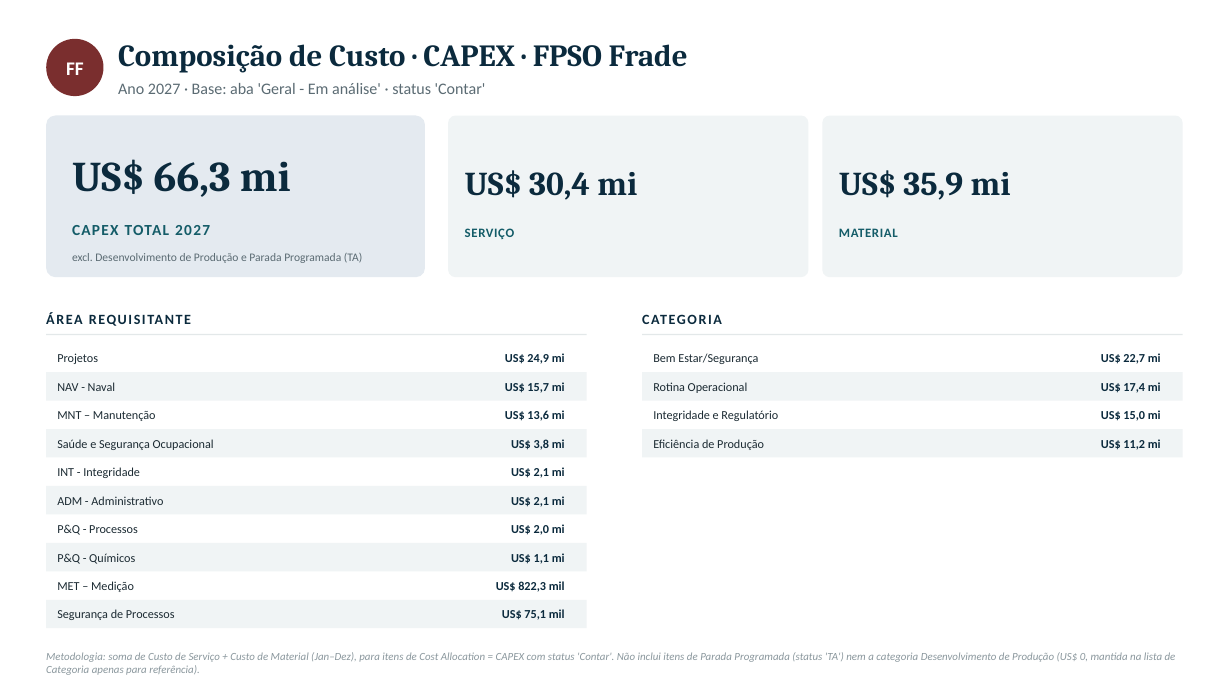
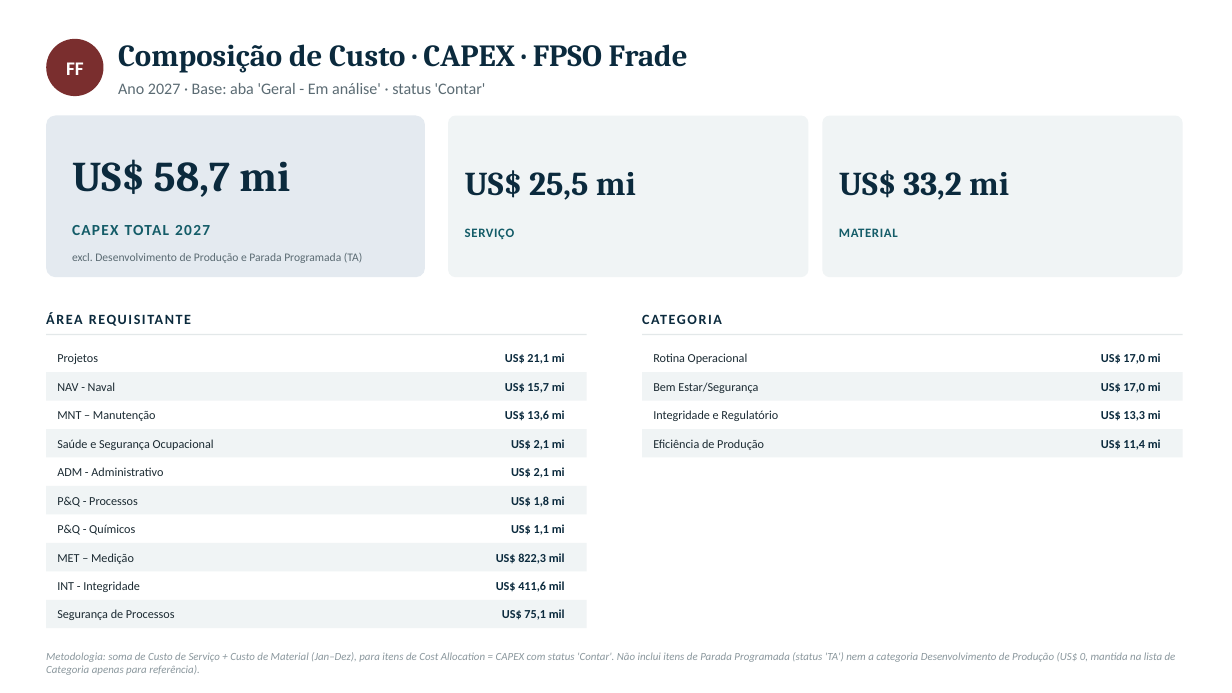
Before and after one commit to LucasRibaas/Planejamento, a slide deck: slide 22 of PRIO_Plano_Trabalho_CAPEX_2027.pptx. Drawn at 1232x693 pixels with LibreOffice and Linux fonts; fonts in the diff are those of the drawing. Boxes give left, top, right and bottom in pixels: in the first picture for what was removed or moved away, otherwise in the second. Text is boxed around its words. In the diff, an @@ line names an element or a change of style, - is before the commit and + after.

```diff
--- a/PRIO_Plano_Trabalho_CAPEX_2027.pptx
+++ b/PRIO_Plano_Trabalho_CAPEX_2027.pptx
@@ text at bbox=[72, 159, 290, 197]: text changed @@
-US$ 66,3 mi
+US$ 58,7 mi
@@ text at bbox=[465, 170, 636, 200]: text changed @@
-US$ 30,4 mi
+US$ 25,5 mi
@@ text at bbox=[839, 170, 1009, 200]: text changed @@
-US$ 35,9 mi
+US$ 33,2 mi
@@ text at bbox=[505, 353, 565, 364]: text changed @@
-US$ 24,9 mi
+US$ 21,1 mi
@@ 3 texts: place and size @@
-3 texts at bbox=[57, 382, 748, 592]
+3 texts at bbox=[57, 353, 748, 564]
@@ text at bbox=[1101, 353, 1161, 364]: text changed @@
-US$ 22,7 mi
+US$ 17,0 mi
@@ text "Bem Estar/Segurança": place and size @@
-text "Bem Estar/Segurança" at bbox=[653, 353, 758, 364]
+text "Bem Estar/Segurança" at bbox=[653, 383, 758, 393]
@@ text at bbox=[1101, 382, 1161, 393]: text changed @@
-US$ 17,4 mi
+US$ 17,0 mi
@@ text at bbox=[1101, 410, 1161, 421]: text changed @@
-US$ 15,0 mi
+US$ 13,3 mi
@@ text at bbox=[511, 439, 565, 450]: text changed @@
-US$ 3,8 mi
+US$ 2,1 mi
@@ text at bbox=[1101, 439, 1161, 450]: text changed @@
-US$ 11,2 mi
+US$ 11,4 mi
@@ text at bbox=[57, 496, 138, 507]: text changed @@
-P&Q - Químicos
+P&Q - Processos
@@ text at bbox=[511, 496, 565, 507]: text changed @@
-US$ 2,1 mi
+US$ 1,8 mi
@@ text at bbox=[57, 524, 135, 535]: text changed @@
-P&Q - Processos
+P&Q - Químicos
@@ text at bbox=[511, 524, 565, 535]: text changed @@
-US$ 2,0 mi
+US$ 1,1 mi
@@ text at bbox=[496, 553, 565, 564]: text changed @@
-US$ 1,1 mi
+US$ 822,3 mil
@@ text "INT - Integridade": place and size @@
-text "INT - Integridade" at bbox=[57, 467, 140, 478]
+text "INT - Integridade" at bbox=[57, 581, 140, 592]
@@ text at bbox=[496, 581, 565, 592]: text changed @@
-US$ 822,3 mil
+US$ 411,6 mil
```
Also in this commit, not shown: 3 other slides changed, 1 other file.
